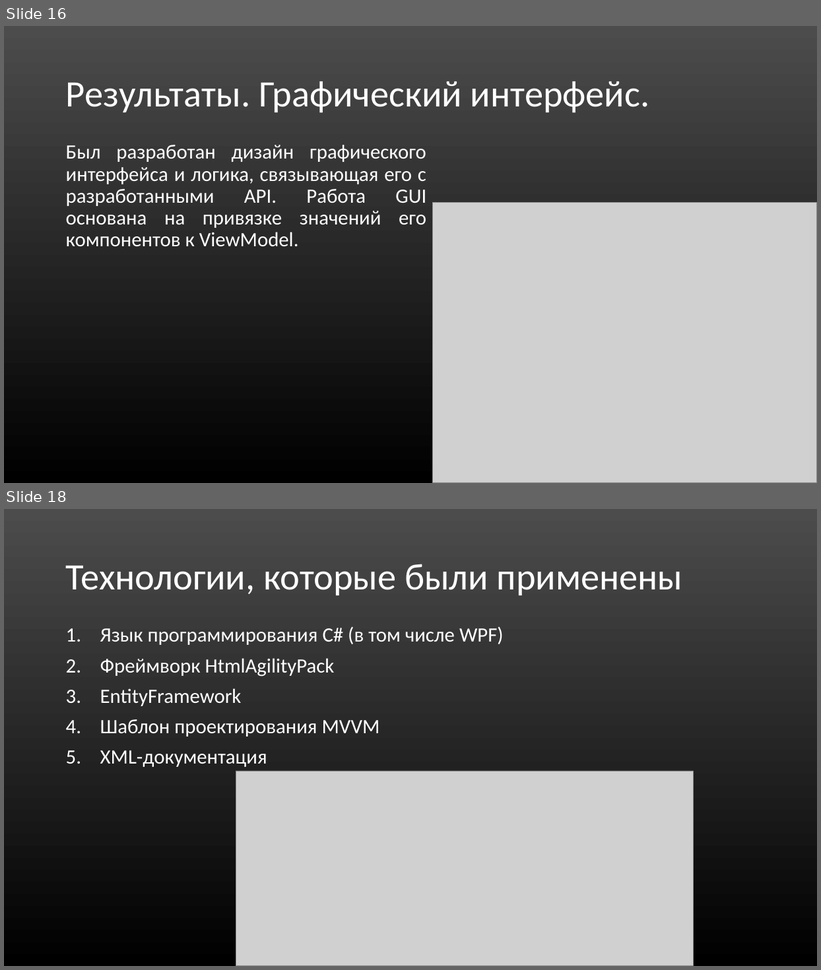
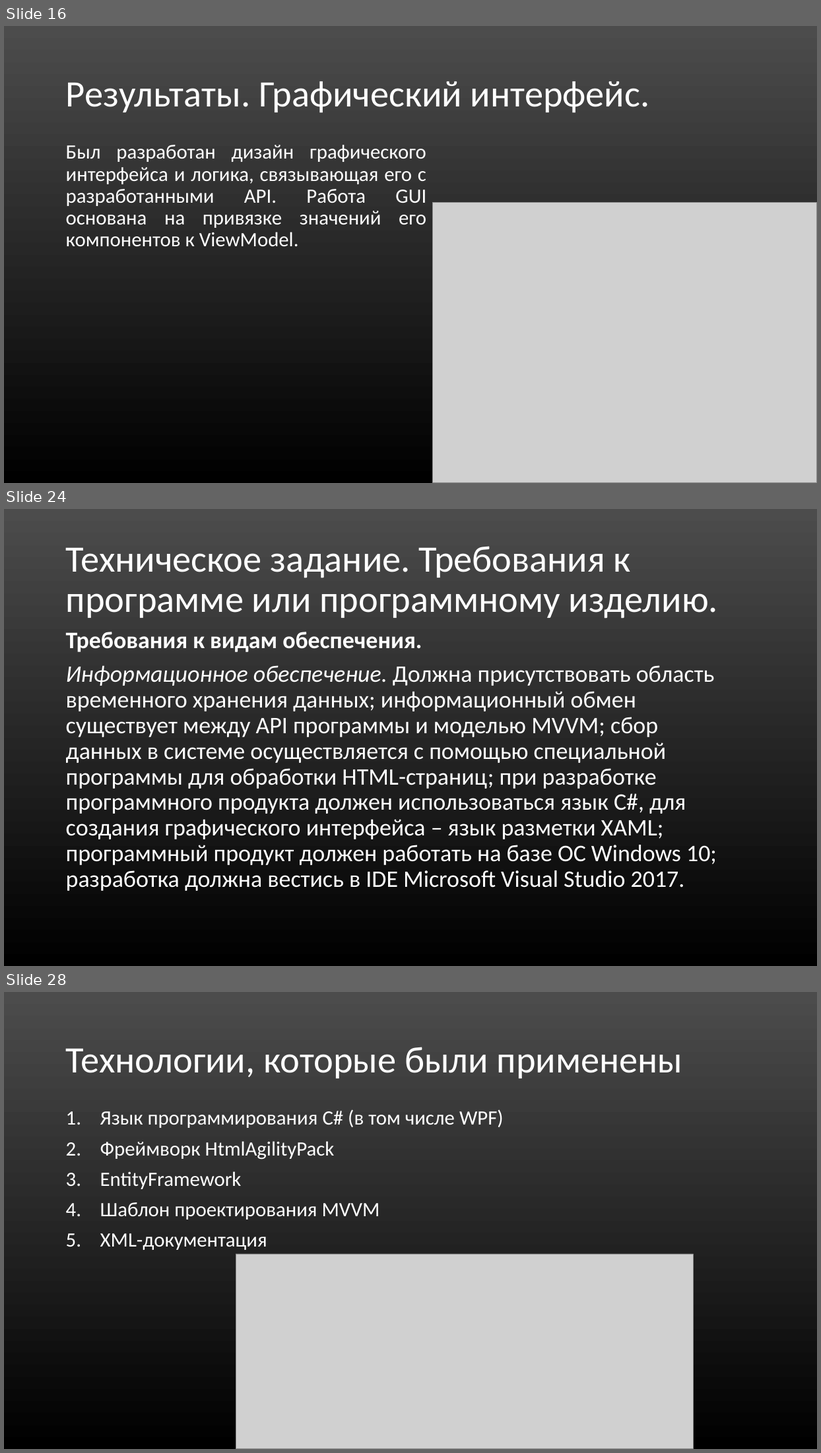
Before and after one commit to Mr-Dm1try/SteamCardsFarmer, a slide deck: Презентация_Помойки.ppt. Shown one above the other, each under a label of ours: slides 16 and 18 before the commit, slides 16, 24 and 28 after it; the slides between them are not shown. The pictures are 821x970 and 821x1453 pixels, drawn with LibreOffice and Linux fonts; fonts in the diff are those of the drawing; grey boxes stand for pictures. Boxes give left, top, right and bottom in pixels: in the first picture for what was removed or moved away, otherwise in the second. Text is boxed around its words. In the diff, an @@ line names an element or a change of style, - is before the commit and + after.

```diff
--- a/Презентация_Помойки.ppt
+++ b/Презентация_Помойки.ppt
@@ slide 24 added at <box>4,509,817,966</box>, background gradient #4C4C4C to #000000 @@
@@ title added at <box>66,546,718,619</box>, 44 pt, text #FFFFFF @@
+Техническое задание. Требования к программе или программному изделию.
@@ text added at <box>66,632,717,891</box>, 28 pt, text #FFFFFF @@
+Требования к видам обеспечения.
+Информационное обеспечение. Должна присутствовать область временного хранения данных; информационный обмен существует между API программы и моделью MVVM; сбор данных в системе осуществляется с помощью специальной программы для обработки HTML-страниц; при разработке программного продукта должен использоваться язык C#, для создания графического интерфейса – язык разметки XAML; программный продукт должен работать на базе ОС Windows 10; разработка должна вестись в IDE Microsoft Visual Studio 2017.
@@ what was slide 18 is now slide 28 @@
```
Also in this commit, not shown: 1 slide changed, 9 other slides added, 2 other files.
